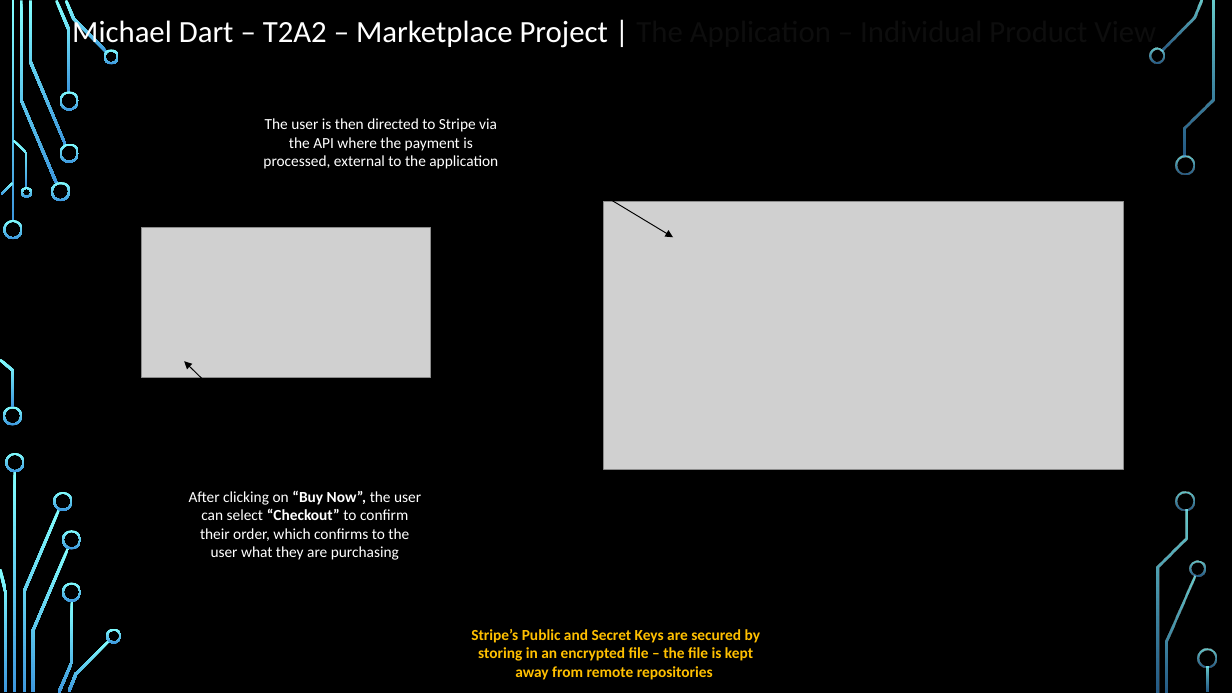
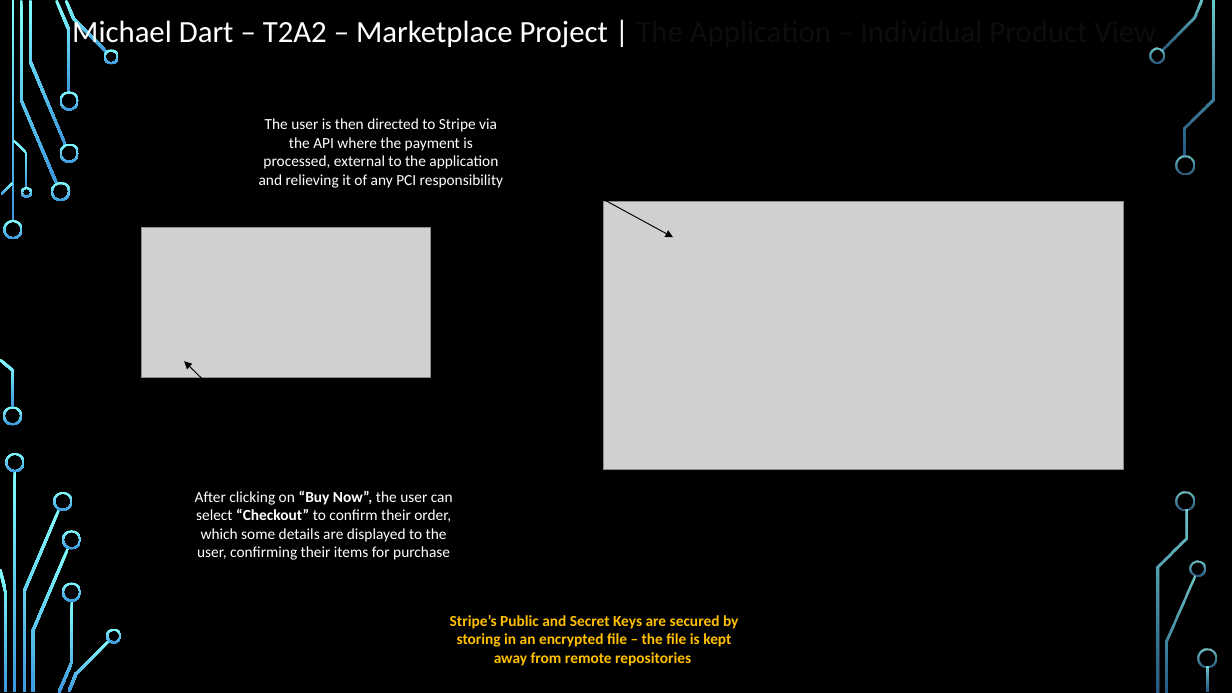
Before and after one commit to mdart86/Two_Sided_Marketplace_Project, a slide deck: slide 12 of ppt/MichaelDart_T2A2_Slidedeck.pptx. Drawn at 1232x693 pixels with LibreOffice and Linux fonts; fonts in the diff are those of the drawing; grey boxes stand for pictures; background and template pictures are left out. Boxes give left, top, right and bottom in pixels: in the first picture for what was removed or moved away, otherwise in the second. Text is boxed around its words. In the diff, an @@ line names an element or a change of style, - is before the commit and + after.

```diff
--- a/ppt/MichaelDart_T2A2_Slidedeck.pptx
+++ b/ppt/MichaelDart_T2A2_Slidedeck.pptx
@@ text at (x1=259, y1=118, x2=503, y2=188): text changed @@
-The user is then directed to Stripe via the API where the payment is processed, external to the application
+The user is then directed to Stripe via the API where the payment is processed, external to the application and relieving it of any PCI responsibility
@@ arrow moved from (516, 142) - (673, 238) to (516, 152) - (673, 238) @@
@@ text at (x1=195, y1=490, x2=453, y2=560): text changed @@
-After clicking on “Buy Now”, the user can select “Checkout” to confirm their order, which confirms to the user what they are purchasing
+After clicking on “Buy Now”, the user can select “Checkout” to confirm their order, which some details are displayed to the user, confirming their items for purchase
@@ text "Stripe’s Public and Secret Keys ..." moved from (x1=471, y1=629, x2=760, y2=680) to (x1=450, y1=615, x2=738, y2=666) @@
```
Also in this commit, not shown: 6 other slides changed.
